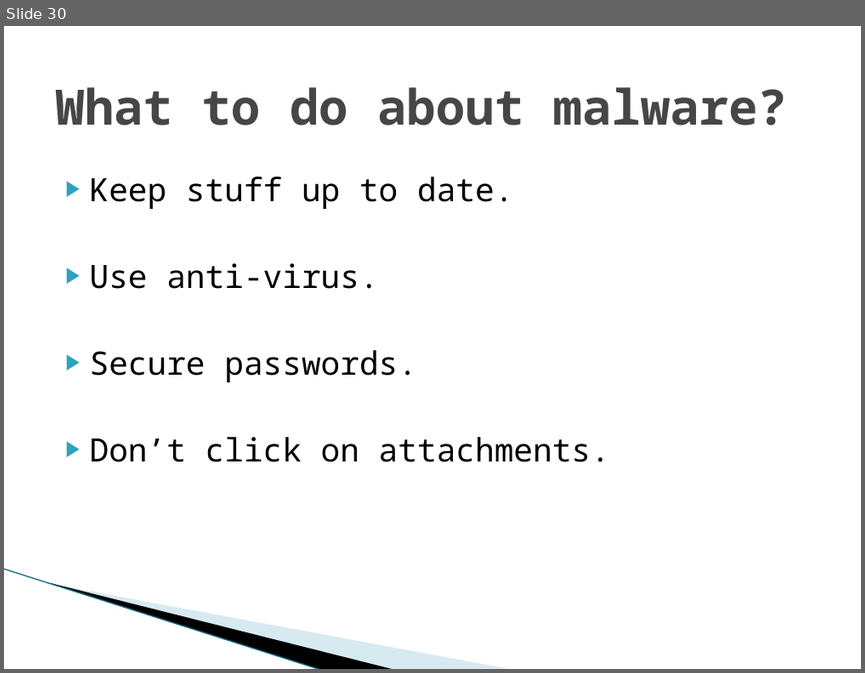
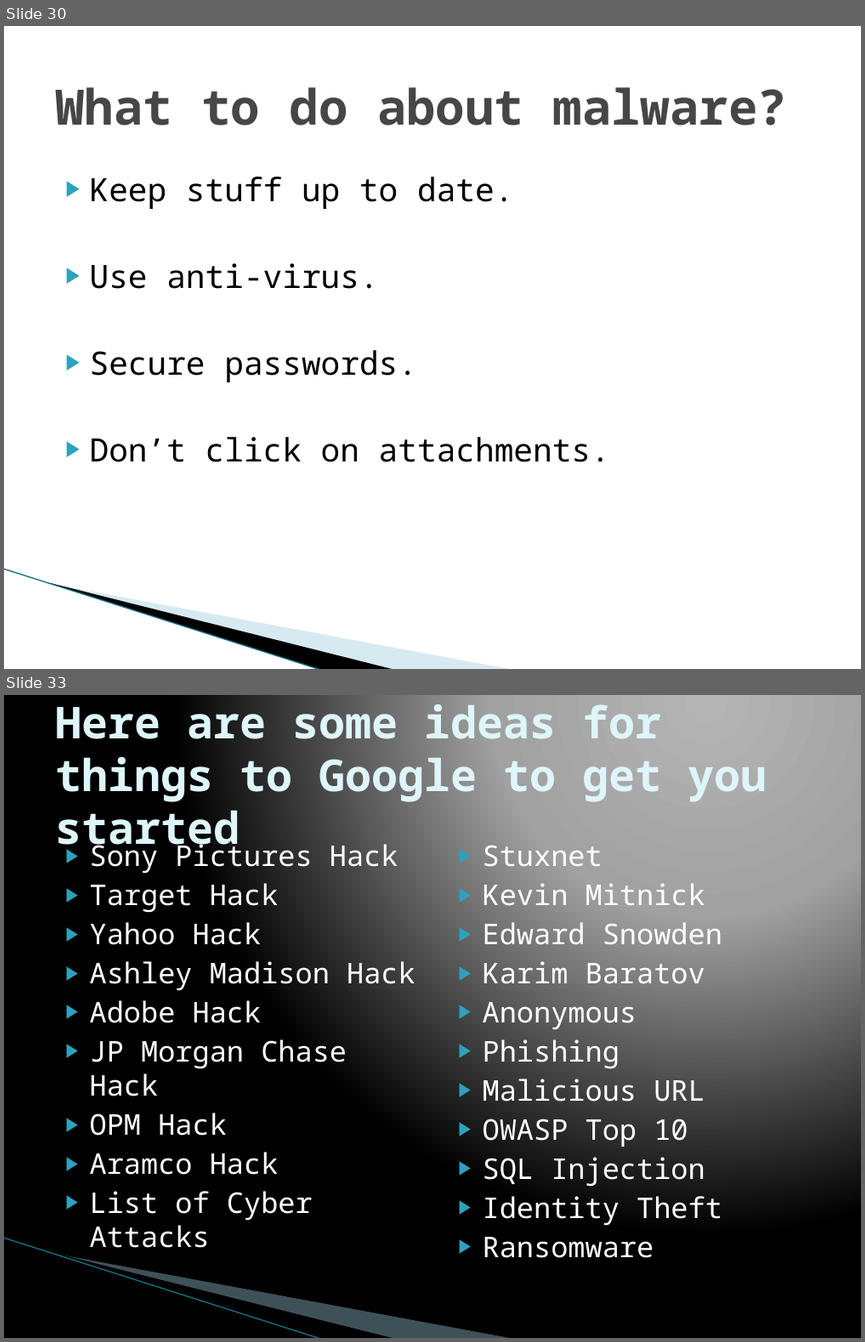
Before and after one commit to geoffsnowman/Slideware, a slide deck: infosec.pptx. Shown one above the other, each under a label of ours: slide 30 before the commit, slides 30 and 33 after it; the slides between them are not shown. The pictures are 865x673 and 865x1342 pixels, drawn with LibreOffice and Linux fonts; fonts in the diff are those of the drawing; background and template pictures are left out. Boxes give left, top, right and bottom in pixels: in the first picture for what was removed or moved away, otherwise in the second. Text is boxed around its words. In the diff, an @@ line names an element or a change of style, - is before the commit and + after.

```diff
--- a/infosec.pptx
+++ b/infosec.pptx
@@ slide 33 added at bbox=[4, 695, 861, 1338], background gradient #B4B4B4 to #A2A2A2 to #000000; not listed: 3 template elements that a slide beside it also shows @@
@@ title added at bbox=[55, 704, 766, 856], 36.9 pt, text #DEF5FA, bold @@
+Here are some ideas for things to Google to get you started
@@ text added at bbox=[90, 839, 415, 1247], 24 pt, text #FFFFFF @@
+▶ Sony Pictures Hack
+▶ Target Hack
+▶ Yahoo Hack
+▶ Ashley Madison Hack
+▶ Adobe Hack
+▶ JP Morgan Chase Hack
+▶ OPM Hack
+▶ Aramco Hack
+▶ List of Cyber Attacks
@@ text added at bbox=[483, 845, 722, 1258], 24 pt, text #FFFFFF @@
+▶ Stuxnet
+▶ Kevin Mitnick
+▶ Edward Snowden
+▶ Karim Baratov
+▶ Anonymous
+▶ Phishing
+▶ Malicious URL
+▶ OWASP Top 10
+▶ SQL Injection
+▶ Identity Theft
+▶ Ransomware
```
Also in this commit, not shown: 2 other slides added.
